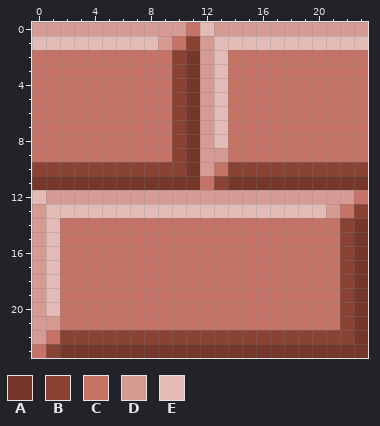
Edited in one commit: pixel-art sprite (simple-24/simple-24-wall.png). The picture above was drawn from the file before the commit.
The file is 24x24 pixels.
Palette (. is transparent): A #74372a  B #8a4233  C #c67367  D #d59a92  E #e2bbb6
Pixels before, first column x 0:
 0 DDDDDDDDDDDCEDDDDDDDDDDD
 1 EEEEEEEEEDCBDEEEEEEEEEEE
 2 CCCCCCCCCCBADECCCCCCCCCC
 3 CCCCCCCCCCBADECCCCCCCCCC
 4 CCCCCCCCCCBADECCCCCCCCCC
 5 CCCCCCCCCCBADECCCCCCCCCC
 6 CCCCCCCCCCBADECCCCCCCCCC
 7 CCCCCCCCCCBADECCCCCCCCCC
 8 CCCCCCCCCCBADECCCCCCCCCC
 9 CCCCCCCCCCBADDCCCCCCCCCC
10 BBBBBBBBBBBADCBBBBBBBBBB
11 AAAAAAAAAAAACBAAAAAAAAAA
12 EDDDDDDDDDDDDDDDDDDDDDDC
13 DEEEEEEEEEEEEEEEEEEEEDCB
14 DECCCCCCCCCCCCCCCCCCCCBA
15 DECCCCCCCCCCCCCCCCCCCCBA
16 DECCCCCCCCCCCCCCCCCCCCBA
17 DECCCCCCCCCCCCCCCCCCCCBA
18 DECCCCCCCCCCCCCCCCCCCCBA
19 DECCCCCCCCCCCCCCCCCCCCBA
20 DECCCCCCCCCCCCCCCCCCCCBA
21 DDCCCCCCCCCCCCCCCCCCCCBA
22 DCBBBBBBBBBBBBBBBBBBBBBA
23 CBAAAAAAAAAAAAAAAAAAAAAA
After the commit:
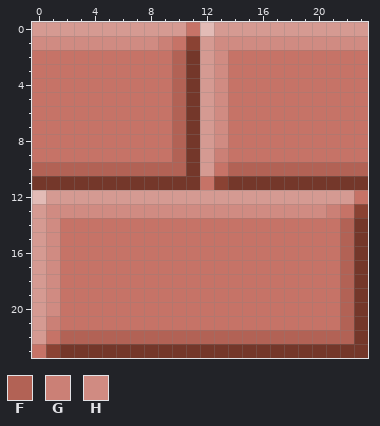
Colours new in this view: F #b26255  G #cb8076  H #d08b82
The edit:
Changed rows in their new state; - is an unchanged pixel.
first column x 0:
 1 HHHHHHHHHG---HHHHHHHHHHH
 2 ----------F--H----------
 3 ----------F--H----------
 4 ----------F--H----------
 5 ----------F--H----------
 6 ----------F--H----------
 7 ----------F--H----------
 8 ----------F--H----------
 9 ----------F--G----------
10 FFFFFFFFFFF---FFFFFFFFFF
13 -HHHHHHHHHHHHHHHHHHHHG--
14 -H--------------------F-
15 -H--------------------F-
16 -H--------------------F-
17 -H--------------------F-
18 -H--------------------F-
19 -H--------------------F-
20 -H--------------------F-
21 -G--------------------F-
22 --FFFFFFFFFFFFFFFFFFFFF-
